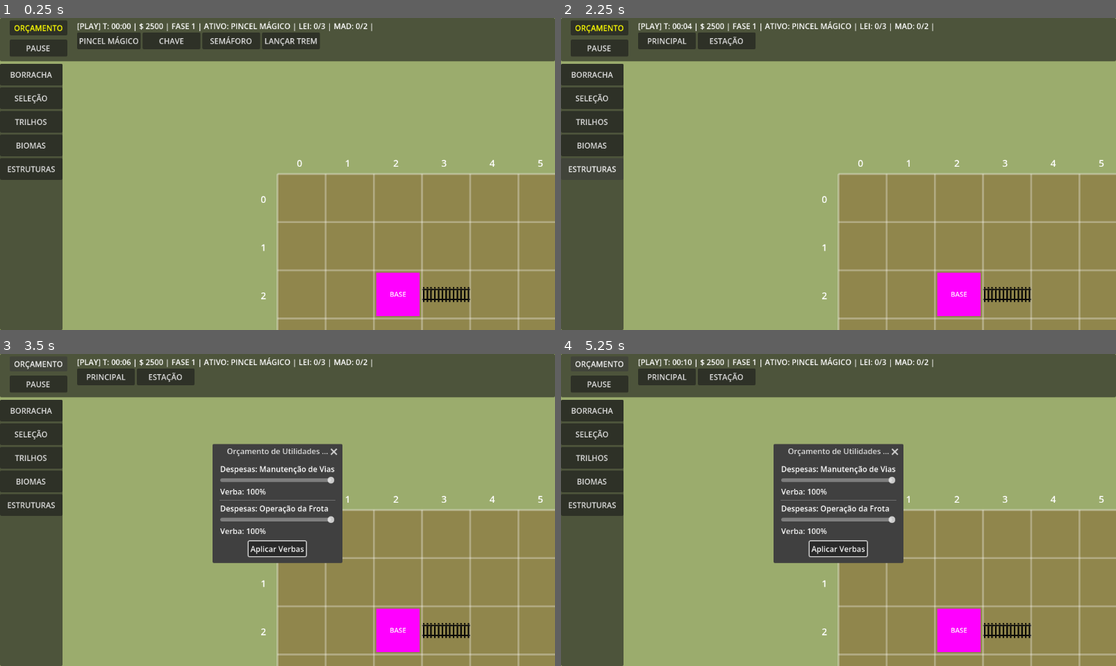
Above: before the commit, frames 1-4 (two rows, left to right).
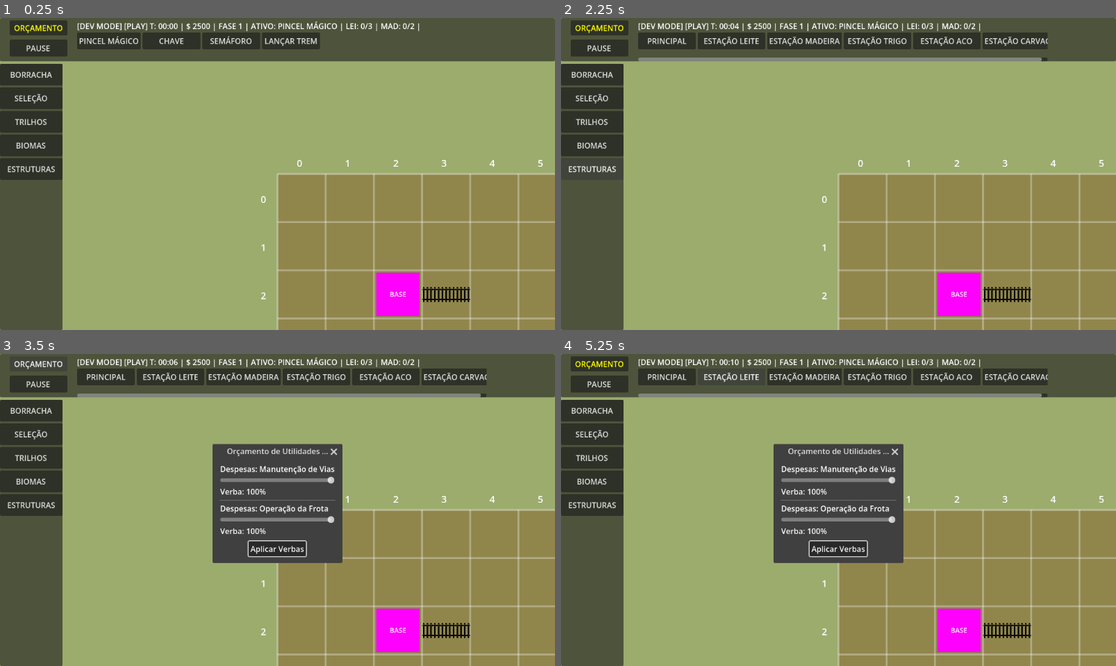
Above: after the commit, the same moments.

Repository: jonathanhenriques/tremOS
Game: Godot game, scene res://scenes/main/main.tscn
Two runs of this game, one before a commit and one after it. Both use one fixed random seed, a clock stepped at 60 frames per second and the inputs below. The project has no main scene, so this scene is started directly.
Inputs (mouse positions are in pixels of both pictures, inside the frame that each line leads up to):
- Up to frame 1 (0.25 s): no input
- Up to frame 2 (2.25 s): click "TRILHOS" at 0.5 s; click "BIOMAS" at 1.25 s; click "ESTRUTURAS" at 2 s
- Up to frame 3 (3.5 s): click "ORÇAMENTO" at 2.75 s
- Up to frame 4 (5.25 s): click "PRINCIPAL" at 3.5 s; click (727, 375) at 4.25 s, where only the run before the commit has a clickable "ESTAÇÃO"; click "ORÇAMENTO" (after the commit: "ESTAÇÃO LEITE") at 5 s

The runs differ from the first frame. In frame 1, 0.8% of the frame differs, in the area x 14-76%, y 1-5%; in frame 2, 4.4%; in frame 3, 4.4%; in frame 4, 4.4%, in the area x 2-88%, y 1-14%.

Commit message:
implementacao de menu de trem, posicionar trem nos trilhos, estacoes de diversos tipos e erro de cargas corrigidas

Diff:
--- a/scenes/main/game_manager.gd
+++ b/scenes/main/game_manager.gd
@@ -323,14 +323,33 @@
 	for n in sub_menu_container.get_children():
 		n.queue_free()
 
+	# No modo DEV, liberamos todas as categorias. Caso contrário, filtramos.
+	if not modo_dev and (cat == "BIOMAS" or cat == "ESTRUTURAS"):
+		return
+
 	for id in categorias.get(cat, []):
-		if id == 24:
-			continue
-		var btn = Button.new()
-		btn.text = nomes_tiles.get(id, "ITEM_" + str(id))
-		btn.custom_minimum_size = Vector2(120, 35)
-		btn.pressed.connect(_selecionar_ferramenta.bind(id))
-		sub_menu_container.add_child(btn)
+		if id == 24: continue
+
+		# Se estivermos em ESTRUTURAS e for uma Estação (ID 8), criamos botões para cada carga
+		if cat == "ESTRUTURAS" and id == 8:
+			for carga_nome in metas.keys():
+				var btn_est = Button.new()
+				btn_est.text = "ESTAÇÃO " + carga_nome
+				btn_est.custom_minimum_size = Vector2(140, 35)
+				# Ao clicar, selecionamos a ferramenta 8, mas configuramos um parâmetro extra
+				btn_est.pressed.connect(func():
+					_selecionar_ferramenta(8)
+					# Definimos uma variável temporária no GM para saber qual carga aplicar
+					self.set_meta("carga_pincel_atual", carga_nome)
+				)
+				sub_menu_container.add_child(btn_est)
+		else:
+			var btn = Button.new()
+			btn.text = nomes_tiles.get(id, "ITEM_" + str(id))
+			btn.custom_minimum_size = Vector2(120, 35)
+			btn.pressed.connect(_selecionar_ferramenta.bind(id))
+			sub_menu_container.add_child(btn)
+
 
 func _selecionar_ferramenta(id):
 	estado_selecionado = id
@@ -350,12 +369,18 @@
 
 		var status_texto = "PLAY" if not get_tree().paused else "PLANEJAMENTO"
 
+		# Identificador de Modo Dev
+		var prefixo_dev = "[DEV MODE] " if modo_dev else ""
+
 		var madeira_texto = ""
 		if madeira_construcao > 0:
 			madeira_texto = " (Madeira: " + str(madeira_construcao) + ")"
 
 		var nome_ferramenta = nomes_tiles.get(estado_selecionado, "PINCEL")
-		info_label.text = "[%s] T: %s | $ %d%s | FASE %d | ATIVO: %s | %s" % [status_texto, _get_tempo_formatado(), dinheiro, madeira_texto, nivel_atual, nome_ferramenta, string_metas]
+		# Adicionado o prefixo_dev na string final
+		info_label.text = "%s[%s] T: %s | $ %d%s | FASE %d | ATIVO: %s | %s" % [prefixo_dev, status_texto, _get_tempo_formatado(), dinheiro, madeira_texto, nivel_atual, nome_ferramenta, string_metas]
+
+
 
 # ==========================================
 # LÓGICA DE JOGO E ECONOMIA
@@ -868,32 +893,47 @@
 	return Vector2i.ZERO
 
 func _processar_logistica_passagem(t, grid_atual: Vector2i):
-	var carga = t.get_meta("carga")
+	var carga_atual = t.get_meta("carga")
 	var estado = t.get_meta("estado")
 
-	# O trem olha para os 4 lados para ver se tem um prédio de serviço vizinho
-	var vizinhos = _get_vizinhos_edificio(grid_atual)
-
-	# Verificamos Estações (8) para coletar carga
-	if vizinhos.has(8):
-		if estado == "INDO":
-			t.set_meta("estado", "VOLTANDO")
-			_atualizar_visual_carga(t.get_node("Vagao"), carga, false)
-			_spawn_floating_text(t.position, "CARREGADO!", Color.YELLOW)
-			_spawn_floating_text(t.position + Vector2(0, -40), "¡PIIII! 🚂", Color.WHITE)
-
-	# Verificamos a Central Rosa (17) para entregar a carga
-	elif vizinhos.has(17):
-		if estado == "VOLTANDO":
-			t.set_meta("estado", "INDO")
-			estoque[carga] += 1
-			dinheiro += recompensas.get(carga, 0)
-			receita_semanal += recompensas.get(carga, 0)
-			_atualizar_visual_carga(t.get_node("Vagao"), carga, true)
-			_spawn_floating_text(t.position, "ENTREGUE! +$" + str(recompensas.get(carga, 0)), Color.GREEN)
-			_spawn_floating_text(t.position + Vector2(0, -40), "¡PIIII! 🚂", Color.WHITE)
-			_atualizar_status_bar()
-			_checar_vitoria()
+	# Detecta o que há ao redor do trilho
+	var vizinhos_pos = []
+	for d in [Vector2i(0,-1), Vector2i(0,1), Vector2i(-1,0), Vector2i(1,0)]:
+		var n = grid_atual + d
+		if _grid_valido(n.x, n.y):
+			var tipo_v = matriz_mapa[n.x][n.y]
+			# Se encontrar uma Estação (8)
+			if tipo_v == 8:
+				var recurso_da_estacao = estacoes_oferta.get(n, "")
+
+				# COLETAR: Se o trem está indo buscar carga
+				if estado == "INDO":
+					t.set_meta("carga", recurso_da_estacao) # Define a carga correta (ex: MADEIRA)
+					t.set_meta("estado", "VOLTANDO")
+					_atualizar_visual_carga(t.get_node("Vagao"), recurso_da_estacao, false)
+					_spawn_floating_text(t.position, "CARREGADO: " + recurso_da_estacao, Color.YELLOW)
+					_spawn_floating_text(t.position + Vector2(0, -40), "¡PIIII! 🚂", Color.WHITE)
+					return # Processamento concluído para este tile
+
+			# Se encontrar a Central Principal (17)
+			elif tipo_v == 17:
+				# ENTREGAR: Se o trem tem algo para descarregar
+				if estado == "VOLTANDO" and carga_atual != "":
+					estoque[carga_atual] += 1
+					dinheiro += recompensas.get(carga_atual, 0)
+					receita_semanal += recompensas.get(carga_atual, 0)
+
+					_spawn_floating_text(t.position, "ENTREGUE: " + carga_atual + " +$" + str(recompensas.get(carga_atual, 0)), Color.GREEN)
+					_spawn_floating_text(t.position + Vector2(0, -40), "¡PIIII! 🚂", Color.WHITE)
+
+					# Limpa o trem para a próxima viagem
+					t.set_meta("carga", "")
+					t.set_meta("estado", "INDO")
+					_atualizar_visual_carga(t.get_node("Vagao"), "", true)
+
+					_atualizar_status_bar()
+					_checar_vitoria()
+					return
 
 
 func _verificar_colisoes():
@@ -1190,40 +1230,28 @@
 	# === FUNÇÃO DE LANÇAMENTO MANUAL (PERMANECE NO GAME_MANAGER.GD) ===
 # Esta função é chamada pelo Tile quando você clica nele com a ferramenta 27
 func lancar_trem_manual(x: int, y: int):
-	# 1. Verifica se as coordenadas estão dentro do mapa
 	if not _grid_valido(x, y): return
-
-	# 2. Verifica se o clique foi em um trilho válido [cite: 21]
 	var tipo = matriz_mapa[x][y]
 	if not _eh_trilho(tipo):
 		_spawn_floating_text(Vector2(float(x*100+50), float(y*100+50)), "PRECISA DE TRILHO!", Color.RED)
 		return
 
-	# 3. Tenta gastar o dinheiro do trem (ID 27 custa $100) [cite: 15]
 	if not gastar_dinheiro(27, Vector2(float(x*100+50), float(y*100+50))):
 		return
 
-	# 4. Obtém o tile para descobrir a direção de saída inicial
 	var tile = _get_tile_at(x, y)
 	var portas = []
-	if tile.has_method("_get_ports"):
-		portas = tile._get_ports()
-
-	# Se for uma chave ou cruzamento sem portas fixas, usa vizinhos físicos
-	if portas.size() == 0:
-		portas = tile._get_vizinhos_trilho()
-
-	# 5. Define os pontos de nascimento (Centro do tile e próximo tile)
+	if tile.has_method("_get_ports"): portas = tile._get_ports()
+	if portas.size() == 0: portas = tile._get_vizinhos_trilho()
+
 	var p1 = Vector2(float(x*100+50), float(y*100+50))
 	var p2 = p1
 	if portas.size() > 0:
-		var dir = portas[0] # O trem sempre sai pela primeira porta disponível do trilho
+		var dir = portas[0]
 		p2 = p1 + (Vector2(float(dir.x), float(dir.y)) * 100.0)
 
-	# 6. Instancia o trem no sistema [cite: 36]
 	var id_unico = "TREM_MANUAL_%d" % Time.get_ticks_msec()
-	# Criamos o trem com carga de LEITE por padrão, voltado para a Central (-1, -1)
-	_spawnar_trem([p1, p2], id_unico, "LEITE", Vector2i(-1,-1), Vector2i(-1,-1))
-
-	# Feedback visual
+	# MODIFICAÇÃO: O trem agora começa sem carga definida ("")
+	_spawnar_trem([p1, p2], id_unico, "", Vector2i(-1,-1), Vector2i(-1,-1))
+
 	_spawn_floating_text(p1, "TREM LANÇADO! 🚂", Color.CYAN)
--- a/scenes/tile/tile.gd
+++ b/scenes/tile/tile.gd
@@ -201,12 +201,19 @@
 	if estado in [23, 24]:
 		draw_circle(Vector2(50, 22) if estado==23 else Vector2(22, 50), 6, Color.GREEN if semaforo_aberto else Color.RED)
 
+	# --- VISUAL COLORIDO DAS ESTAÇÕES ---
 	if estado in [17, 8]:
 		var cor_base = Color.MAGENTA if estado == 17 else Color.GOLD
+
+		# Se for uma Estação (8), tentamos pegar a cor da carga que ela oferece
+		if estado == 8:
+			var tipo_carga = gm_ref.estacoes_oferta.get(Vector2i(pos_x, pos_y), "")
+			if tipo_carga != "":
+				cor_base = gm_ref.cores_carga.get(tipo_carga, Color.GOLD)
+
 		draw_rect(Rect2(5, 5, 90, 90), cor_base)
 		var texto = "BASE" if estado == 17 else gm_ref.estacoes_oferta.get(Vector2i(pos_x, pos_y), "LOG")
 		draw_string(font, Vector2(10, 55), texto, HORIZONTAL_ALIGNMENT_CENTER, 80, 14, Color.WHITE)
-
 
 
 func _draw_arrow(from: Vector2, to: Vector2, color: Color):
@@ -242,18 +249,21 @@
 func _aplicar_estado():
 	var tool = gm_ref.estado_selecionado
 
-	# --- LÓGICA DE PINCEL DE TREM ---
-	# Se a ferramenta selecionada for Lançar Trem (27), não alteramos a matriz_mapa.
-	# Apenas chamamos o spawn e encerramos a função.
 	if tool == 27:
 		gm_ref.lancar_trem_manual(pos_x, pos_y)
 		return
 
-	# Lógica normal de construção para biomas e estruturas
 	if gm_ref.gastar_dinheiro(tool, Vector2(float(pos_x*100), float(pos_y*100))):
 		estado_atual = tool
 		gm_ref.atualizar_matriz(pos_x, pos_y, estado_atual)
+
+		# NOVA LÓGICA: Se for estação (ID 8), aplica a carga selecionada no menu Dev
+		if tool == 8:
+			var carga_meta = gm_ref.get_meta("carga_pincel_atual", "LEITE")
+			gm_ref.estacoes_oferta[Vector2i(pos_x, pos_y)] = carga_meta
+
 		queue_redraw()
+
 
 
 func disparar_gatilho_inteligente():
